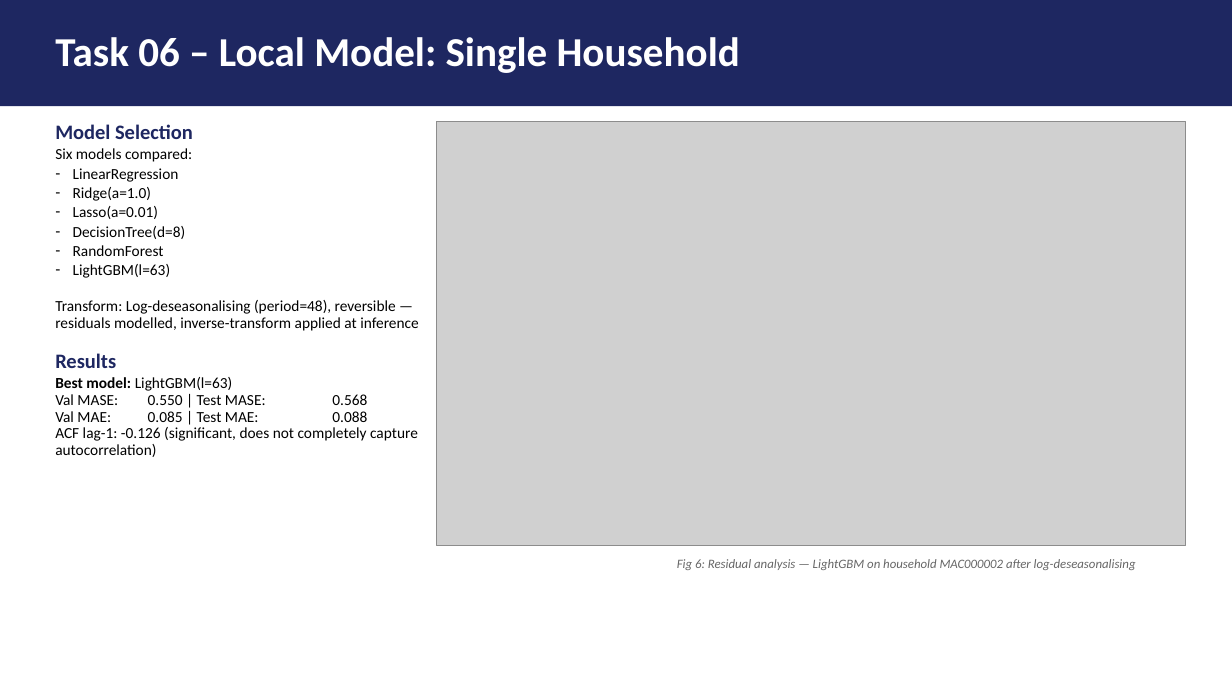
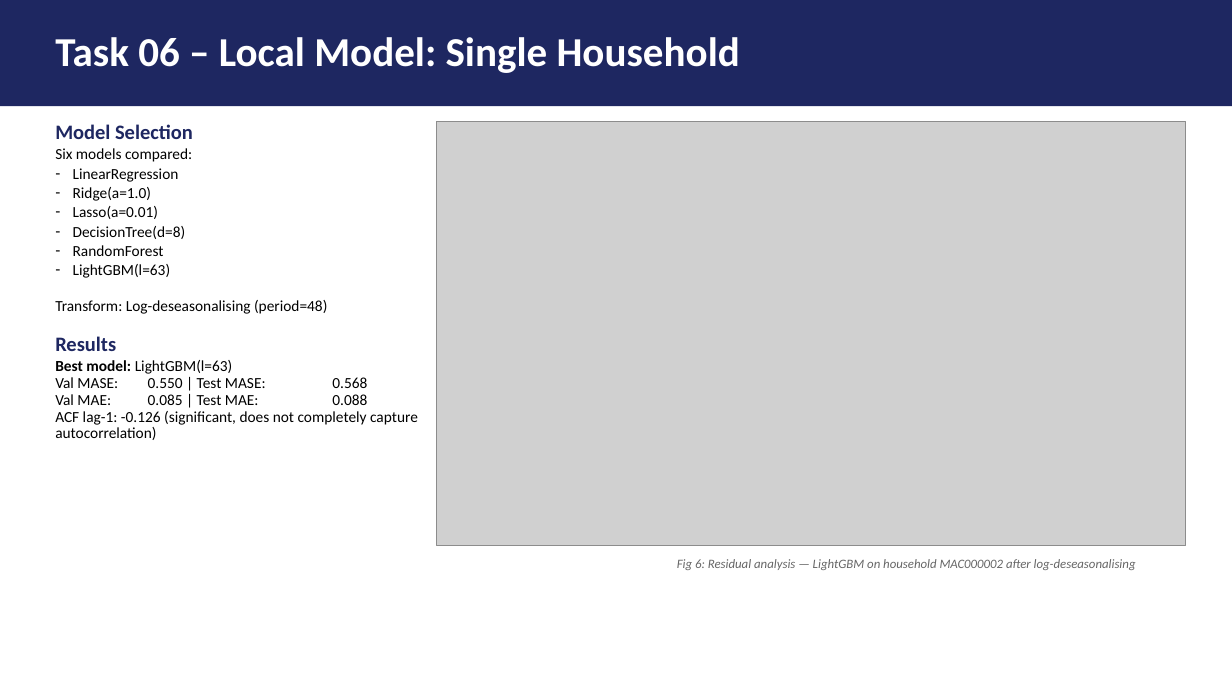
Before and after one commit to FVardi/PhD-Courses, a slide deck: slide 5 of Deep learning for time-series/Assignment 2/Presentation.pptx. Drawn at 1232x693 pixels with LibreOffice and Linux fonts; fonts in the diff are those of the drawing; grey boxes stand for pictures. Boxes give left, top, right and bottom in pixels: in the first picture for what was removed or moved away, otherwise in the second. Text is boxed around its words. In the diff, an @@ line names an element or a change of style, - is before the commit and + after.

```diff
--- a/Deep learning for time-series/Assignment 2/Presentation.pptx
+++ b/Deep learning for time-series/Assignment 2/Presentation.pptx
@@ text at <box>55,300,327,314</box>: text changed @@
-Transform: Log-deseasonalising (period=48), reversible — residuals modelled, inverse-transform applied at inference
+Transform: Log-deseasonalising (period=48)
```
Also in this commit, not shown: 4 other slides changed, 4 other files.
